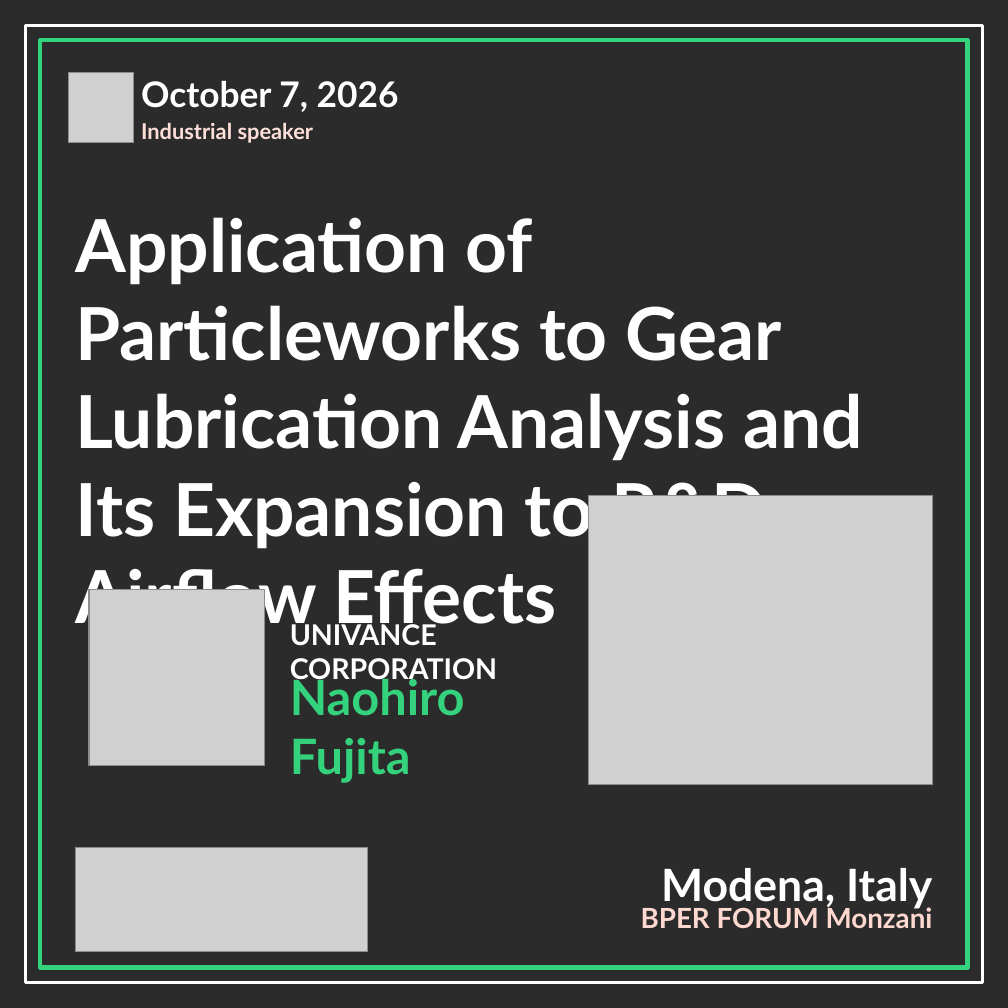
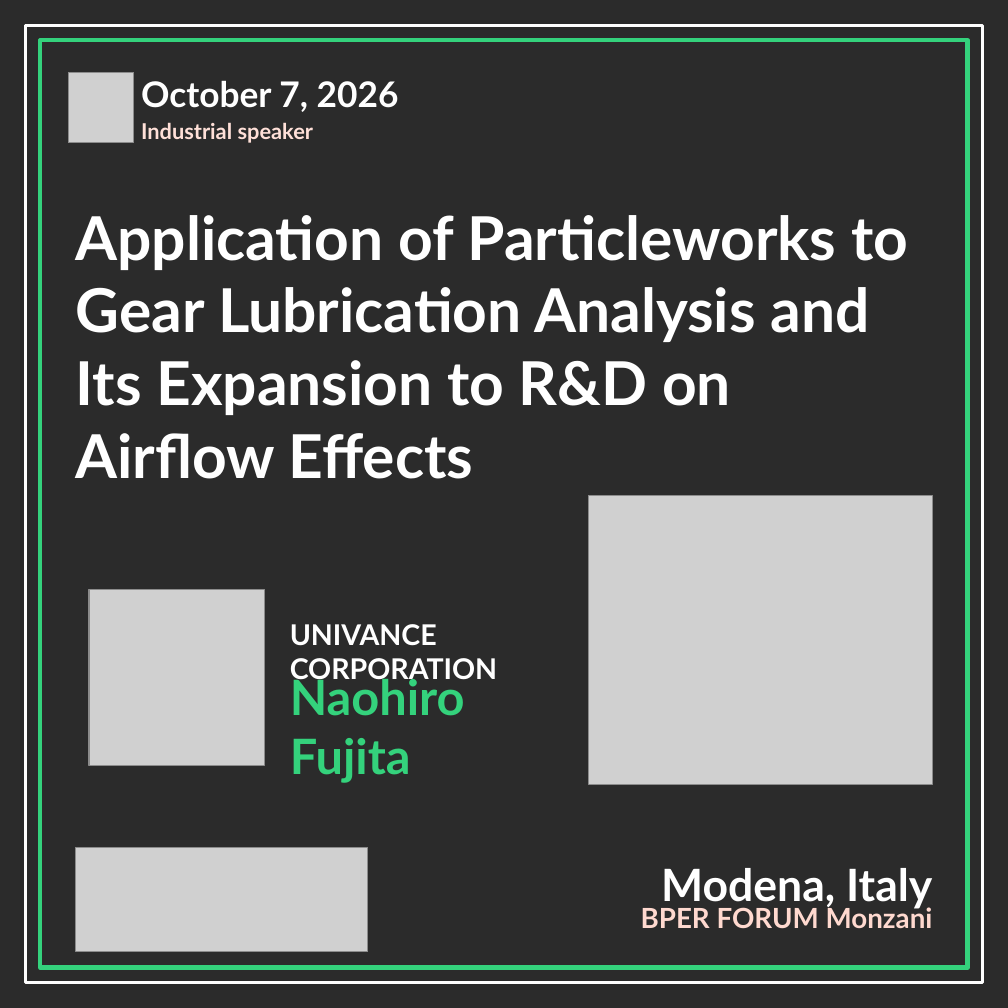
Before and after one commit to micmer-git/pw-website, a slide deck: slide 9 of experience/cards/particleworks-experience-2026-cards.pptx. Drawn at 1008x1008 pixels with LibreOffice and Linux fonts; fonts in the diff are those of the drawing; grey boxes stand for pictures; background and template pictures are left out; a plain dark background stands for a picture behind light text. Boxes give left, top, right and bottom in pixels: in the first picture for what was removed or moved away, otherwise in the second. Text is boxed around its words. In the diff, an @@ line names an element or a change of style, - is before the commit and + after.

```diff
--- a/experience/cards/particleworks-experience-2026-cards.pptx
+++ b/experience/cards/particleworks-experience-2026-cards.pptx
@@ text "Application of Particleworks to Gear ..." at [76,215,908,479]: size 52.2 to 43.2 pt @@
```
Also in this commit, not shown: 1 other slide changed, 7 other files.
